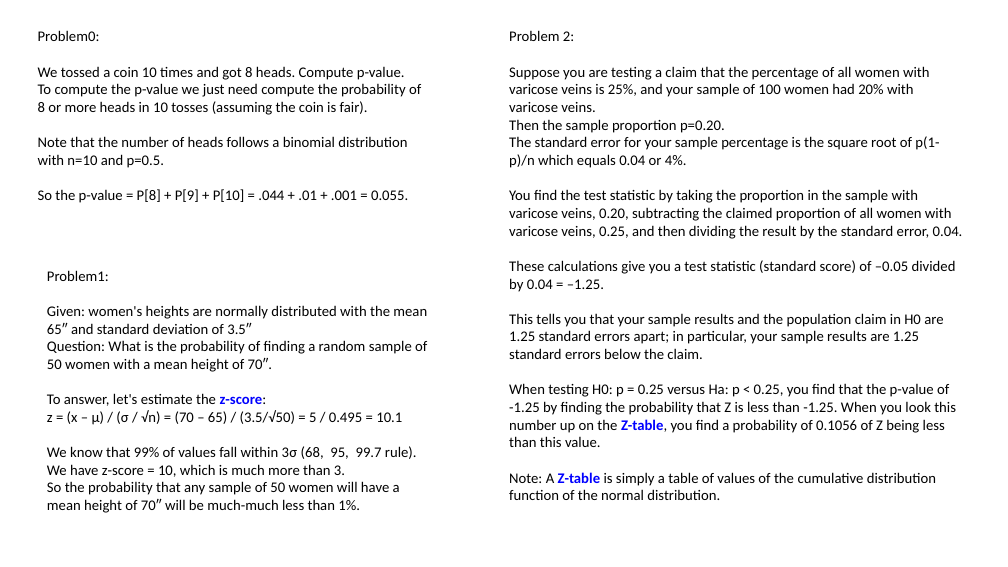
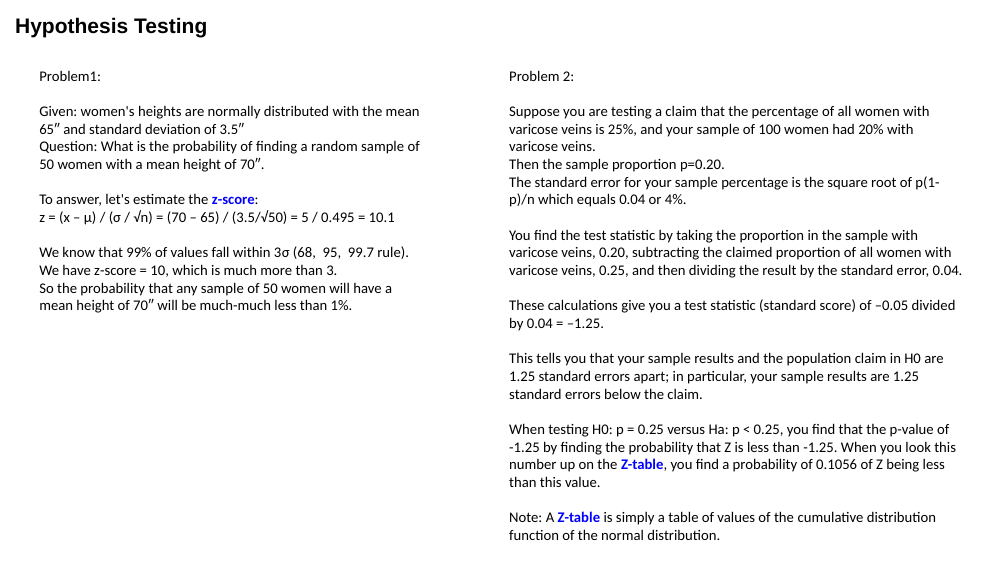
Before and after one commit to lselector/ml_ai_doc, a slide deck: slide 4 of statistics_05_normal_p_val.pptx (slide 3 before the commit). Drawn at 1008x567 pixels with LibreOffice and Linux fonts; fonts in the diff are those of the drawing. Boxes give left, top, right and bottom in pixels: in the first picture for what was removed or moved away, otherwise in the second. Text is boxed around its words. In the diff, an @@ line names an element or a change of style, - is before the commit and + after.

Commit message:
coin flipping P-value - in statistics_05

```diff
--- a/statistics_05_normal_p_val.pptx
+++ b/statistics_05_normal_p_val.pptx
@@ text added at (15, 17, 207, 37), 20 pt, text #000000, bold @@
+Hypothesis Testing
@@ text "Problem1:": place and size @@
-text "Problem1:" at (47, 270, 427, 513)
+text "Problem1:" at (39, 70, 420, 313)
@@ text removed at (38, 30, 421, 203) @@
-Problem0:
-We tossed a coin 10 times and got 8 heads. Compute p-value.
-To compute the p-value we just need compute the probability of 8 or more heads in 10 tosses (assuming the coin is fair).
-Note that the number of heads follows a binomial distribution with n=10 and p=0.5.
-So the p-value = P[8] + P[9] + P[10] = .044 + .01 + .001 = 0.055.
@@ text "Problem 2:": place and size @@
-text "Problem 2:" at (509, 30, 963, 500)
+text "Problem 2:" at (509, 70, 963, 540)
```
Also in this commit, not shown: 1 slide added.
